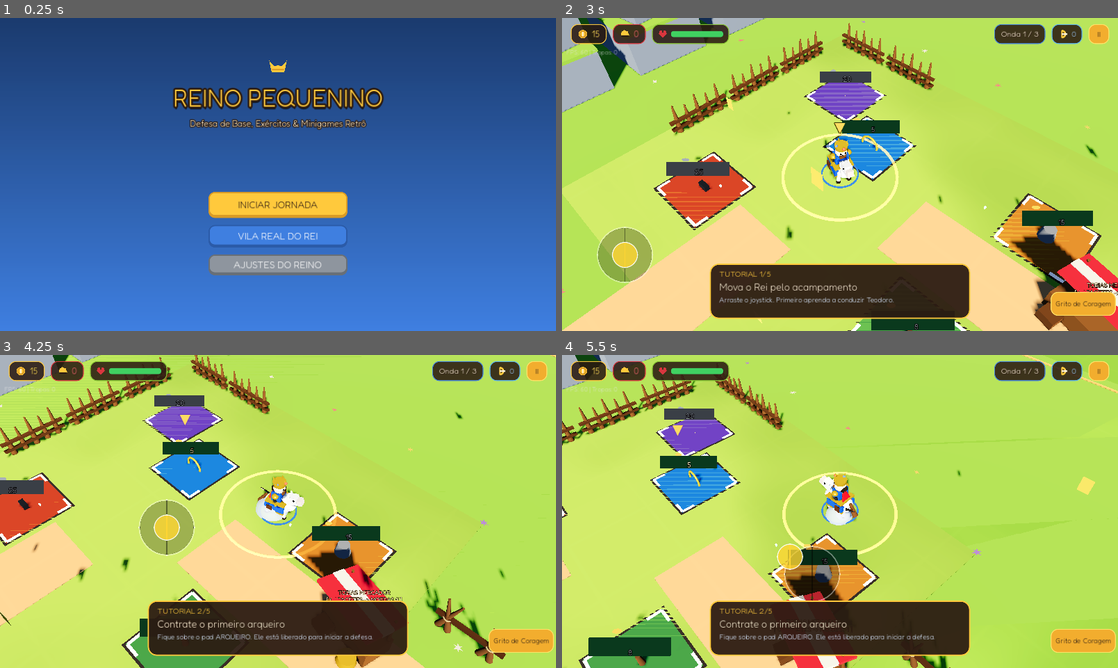
Above: before the commit, frames 1-4 (two rows, left to right).
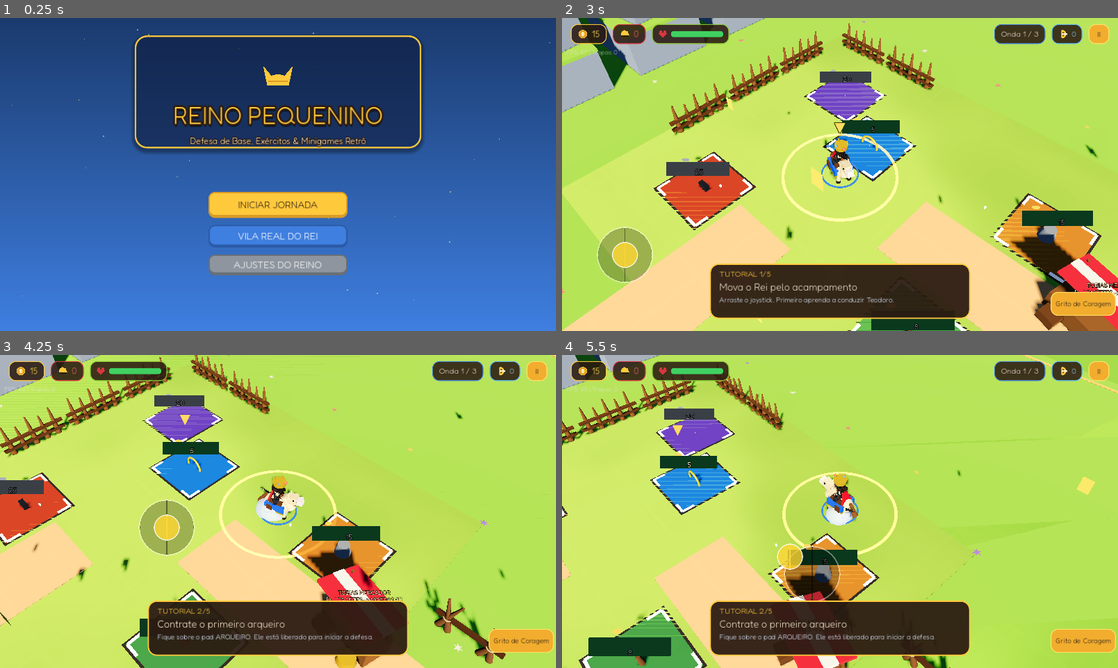
Above: after the commit, the same moments.

Repository: JonathasHenrique/reino-pequenino
Game: Godot game, scene res://scenes/ui/MainMenu.tscn
The game is run twice, just before and just after one commit, with the same random seed, the same clock (stepped at 60 frames per second) and the same inputs.
Inputs (mouse positions are in pixels of both pictures, inside the frame that each line leads up to):
- Up to frame 1 (0.25 s): no input
- Up to frame 2 (3 s): click "INICIAR JORNADA" at 0.5 s; click "Pular História ⏩" at 1.25 s; click "Avançar ➔" at 2 s; tap Enter at 2.75 s; move the mouse to (962, 158) at 2.77 s; hold Right (ui_right) from 2.78 s (still down); click (962, 158) at 2.92 s
- Up to frame 3 (4.25 s): tap Space at 3.02 s; release Right (ui_right) at 3.5 s; drag from (166, 527) to (250, 574) at 3.52 s
- Up to frame 4 (5.5 s): move the mouse to (895, 442) at 4.27 s; hold Right (ui_right) 4.28-5 s; click (895, 442) at 4.42 s; drag from (812, 574) to (673, 464) at 5.02 s

The runs differ from the first frame. In frame 1, 19% of the frame differs, in the area x 2-99%, y 3-91%; in frame 2, 0.3%; in frame 3, 0.3%; in frame 4, 0.3%.
Error in both runs: Cannot call method 'set_input_as_handled' on a null value. (res://scripts/ui/DialogueBox.gd:53)

Commit message:
Estiliza Rei no padrão Clash e refina menu principal

Diff:
--- a/scenes/entities/King.tscn
+++ b/scenes/entities/King.tscn
@@ -42,7 +42,7 @@
 height = 1.55
 
 [sub_resource type="StandardMaterial3D" id="StandardMaterial3D_horse_coat"]
-albedo_color = Color(0.97, 0.95, 0.92, 1)
+albedo_color = Color(0.93, 0.8, 0.58, 1)
 roughness = 0.6
 
 [sub_resource type="BoxMesh" id="BoxMesh_blanket"]
--- a/scenes/ui/MainMenu.tscn
+++ b/scenes/ui/MainMenu.tscn
@@ -10,6 +10,21 @@
 gradient = SubResource("Gradient_bg")
 fill_from = Vector2(0.5, 0)
 fill_to = Vector2(0.5, 1)
+
+[sub_resource type="StyleBoxFlat" id="StyleBoxFlat_header_frame"]
+bg_color = Color(0.08, 0.16, 0.36, 0.38)
+border_width_left = 4
+border_width_top = 4
+border_width_right = 4
+border_width_bottom = 4
+border_color = Color(1, 0.79, 0.24, 0.95)
+corner_radius_top_left = 28
+corner_radius_top_right = 28
+corner_radius_bottom_right = 28
+corner_radius_bottom_left = 28
+shadow_color = Color(0, 0, 0, 0.35)
+shadow_size = 10
+shadow_offset = Vector2(0, 6)
 
 [sub_resource type="StyleBoxFlat" id="StyleBoxFlat_btn_play"]
 bg_color = Color(0.92, 0.72, 0.16, 1)
@@ -50,6 +65,35 @@
 grow_vertical = 2
 texture = SubResource("GradientTexture2D_bg")
 
+[node name="Sparkles" type="CPUParticles2D" parent="."]
+position = Vector2(640, 360)
+amount = 26
+lifetime = 7.0
+preprocess = 7.0
+emission_shape = 3
+emission_rect_extents = Vector2(660, 380)
+direction = Vector2(0, -1)
+spread = 25.0
+gravity = Vector2(0, -4)
+initial_velocity_min = 6.0
+initial_velocity_max = 20.0
+scale_amount_min = 1.5
+scale_amount_max = 3.5
+color = Color(1, 0.88, 0.45, 0.55)
+
+[node name="HeaderFrame" type="Panel" parent="."]
+layout_mode = 1
+anchors_preset = 5
+anchor_left = 0.5
+anchor_right = 0.5
+offset_left = -330.0
+offset_top = 40.0
+offset_right = 330.0
+offset_bottom = 300.0
+grow_horizontal = 2
+theme_override_styles/panel = SubResource("StyleBoxFlat_header_frame")
+mouse_filter = 2
+
 [node name="Header" type="VBoxContainer" parent="."]
 layout_mode = 1
 anchors_preset = 5
@@ -63,7 +107,7 @@
 theme_override_constants/separation = 12
 
 [node name="CrownIcon" type="Control" parent="Header"]
-custom_minimum_size = Vector2(64, 58)
+custom_minimum_size = Vector2(112, 98)
 layout_mode = 2
 script = ExtResource("2_icon")
 icon_type = "crown"
--- a/scripts/entities/King.gd
+++ b/scripts/entities/King.gd
@@ -12,6 +12,8 @@
 var input_vector: Vector2 = Vector2.ZERO
 var trot_time: float = 0.0
 var step_timer: float = 0.0
+var idle_time: float = 0.0
+var base_visual_scale: Vector3 = Vector3.ONE
 
 const PUFF_SCENE: PackedScene = preload("res://scenes/entities/PuffEffect.tscn")
 
@@ -23,6 +25,8 @@
 
 func _ready() -> void:
 	GameState.king_node = self
+	base_visual_scale = visuals.scale
+	GameState.hero_ability_used.connect(_on_hero_ability_used)
 	_apply_hero_passives()
 	_setup_magnet()
 
@@ -87,7 +91,9 @@
 	else:
 		velocity.x = move_toward(velocity.x, 0, move_speed * 8.0 * delta)
 		velocity.z = move_toward(velocity.z, 0, move_speed * 8.0 * delta)
-		visuals.position.y = lerp(visuals.position.y, 0.0, 10.0 * delta)
+		# Respiração suave em repouso: o Rei "respira" sem animação extra.
+		idle_time += delta * 2.2
+		visuals.position.y = lerp(visuals.position.y, sin(idle_time) * 0.025, 10.0 * delta)
 		visuals.rotation.x = lerp(visuals.rotation.x, 0.0, 10.0 * delta)
 
 	move_and_slide()
@@ -95,6 +101,14 @@
 	# Limita o movimento do Rei estritamente dentro da área do diorama
 	global_position.x = clamp(global_position.x, -26.0, 26.0)
 	global_position.z = clamp(global_position.z, -26.0, 26.0)
+
+# Impacto visual claro ao usar a habilidade do herói (escala com overshoot, sem mudar a lógica).
+func _on_hero_ability_used(_hero_id: String) -> void:
+	if not visuals:
+		return
+	var tw := create_tween()
+	tw.tween_property(visuals, "scale", base_visual_scale * 1.14, 0.09).set_trans(Tween.TRANS_BACK).set_ease(Tween.EASE_OUT)
+	tw.tween_property(visuals, "scale", base_visual_scale, 0.18).set_trans(Tween.TRANS_ELASTIC).set_ease(Tween.EASE_OUT)
 
 func _on_magnet_area_entered(area: Area3D) -> void:
 	if area.is_in_group("coins"):
--- a/scripts/entities/RiderUpgrade.gd
+++ b/scripts/entities/RiderUpgrade.gd
@@ -1,7 +1,8 @@
 extends Node3D
 
 @export var imported_name: String = "ImportedRider"
-const CUSTOM_DETAILS: Array[String] = ["Torso", "Belt", "SwordHilt", "Head", "Crown", "Cape"]
+# O Warrior CC0 é o corpo do Rei; ficam por cima só a coroa e a capa procedurais.
+const CUSTOM_DETAILS: Array[String] = ["Crown", "Cape"]
 
 func _ready() -> void:
 	call_deferred("_swap_rider")
Not shown: 1 places in scenes/ui/MainMenu.tscn that only renumber resources
